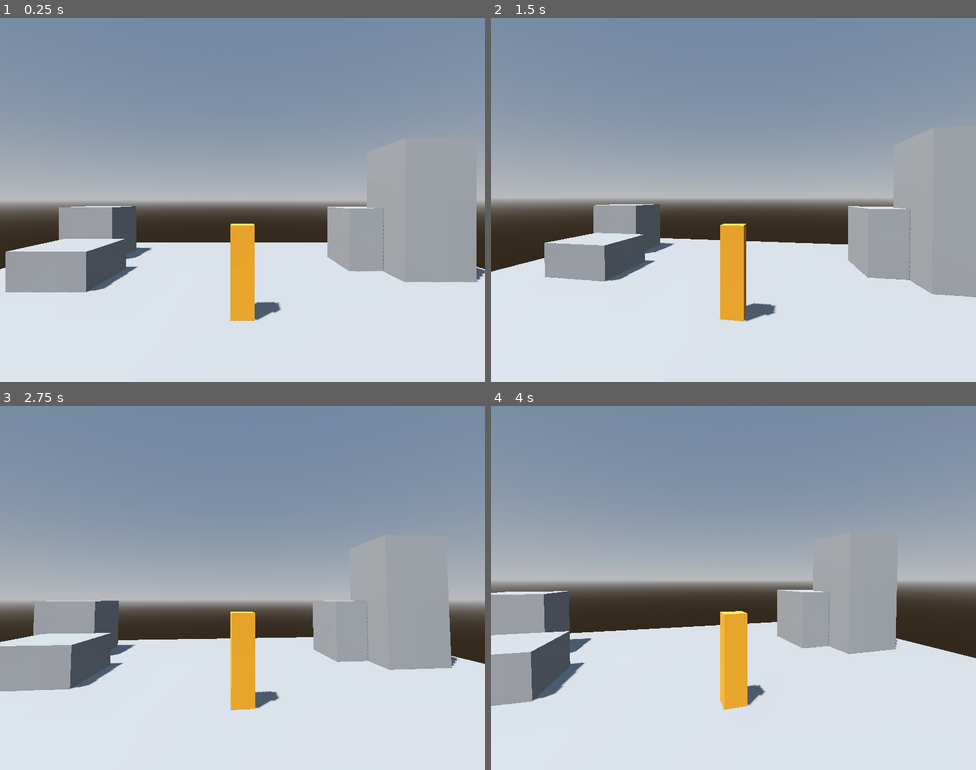
Above: before the commit, frames 1-4 (two rows, left to right).
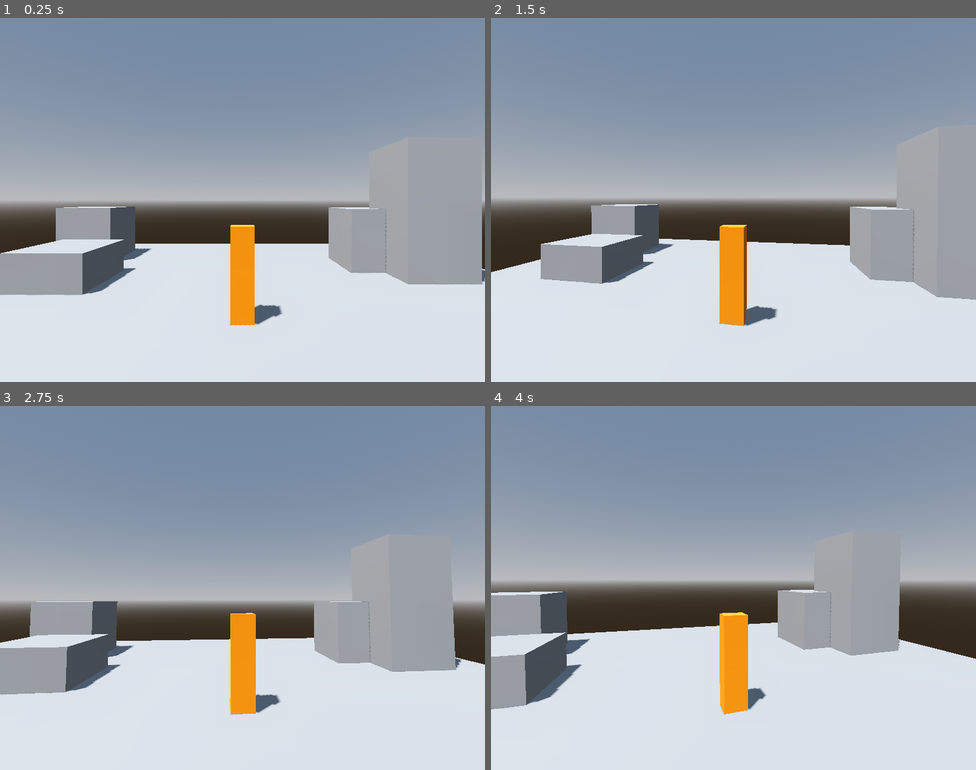
Above: after the commit, the same moments.

Repository: fatalerrorgames/GD-ThirdPersonProject
Game: Godot game, scene res://Levels/TestLevel01.tscn
The game is run twice, just before and just after one commit, with the same random seed, the same clock (stepped at 60 frames per second) and the same inputs.
Inputs (mouse positions are in pixels of both pictures, inside the frame that each line leads up to):
- Up to frame 1 (0.25 s): no input
- Up to frame 2 (1.5 s): tap Enter at 0.5 s; move the mouse to (757, 200) at 0.52 s; tap Space at 1.25 s; move the mouse to (709, 200) at 1.27 s
- Up to frame 3 (2.75 s): tap Enter at 2 s; move the mouse to (252, 580) at 2.02 s
- Up to frame 4 (4 s): tap Space at 2.75 s; move the mouse to (728, 595) at 2.77 s; tap Enter at 3.5 s; move the mouse to (767, 591) at 3.52 s

The runs differ from the first frame. In frame 1, 2.9% of the frame differs, in the area x 0-100%, y 47-85%; in frame 2, 2.4%; in frame 3, 2.8%; in frame 4, 2.8%.

Commit message:
Spring Arm added
Camera now collides with level

Diff:
--- a/Logic/ThirdPersonCharacter.tscn
+++ b/Logic/ThirdPersonCharacter.tscn
@@ -8,11 +8,22 @@
 [sub_resource type="BoxMesh" id="BoxMesh_8lmxv"]
 
 [sub_resource type="StandardMaterial3D" id="StandardMaterial3D_bbujs"]
-albedo_color = Color(0.909804, 0.564706, 0.156863, 1)
+albedo_color = Color(1, 0.498039, 0, 1)
 
 [sub_resource type="SphereMesh" id="SphereMesh_rnbpr"]
 
+[sub_resource type="StandardMaterial3D" id="StandardMaterial3D_kob78"]
+albedo_color = Color(0.168627, 0.168627, 0.168627, 1)
+
 [node name="CharacterBody3D" type="CharacterBody3D"]
+
+[node name="StateMachine" type="Node" parent="."]
+
+[node name="Move" type="Node" parent="StateMachine"]
+
+[node name="Climb" type="Node" parent="StateMachine"]
+
+[node name="Combat" type="Node" parent="StateMachine"]
 
 [node name="CollisionShape3D" type="CollisionShape3D" parent="."]
 transform = Transform3D(1, 0, 0, 0, 1, 0, 0, 0, 1, 0, 1, 0)
@@ -35,11 +46,27 @@
 mesh = SubResource("SphereMesh_rnbpr")
 skeleton = NodePath("../MeshInstance3D")
 
+[node name="MeshInstance3D4" type="MeshInstance3D" parent="MeshParent"]
+transform = Transform3D(0.085, 0, 0, 0, 0.085, 0, 0, 0, 0.085, -0.117317, 1.56127, 0.232727)
+mesh = SubResource("SphereMesh_rnbpr")
+skeleton = NodePath("../MeshInstance3D")
+surface_material_override/0 = SubResource("StandardMaterial3D_kob78")
+
+[node name="MeshInstance3D5" type="MeshInstance3D" parent="MeshParent"]
+transform = Transform3D(0.085, 0, 0, 0, 0.085, 0, 0, 0, 0.085, 0.11693, 1.56127, 0.232727)
+mesh = SubResource("SphereMesh_rnbpr")
+skeleton = NodePath("../MeshInstance3D")
+surface_material_override/0 = SubResource("StandardMaterial3D_kob78")
+
 [node name="yLook" type="Node3D" parent="."]
 transform = Transform3D(1, 0, 0, 0, 1, 0, 0, 0, 1, 0, 0.995427, 0)
 script = ExtResource("1_aq7ch")
 
 [node name="xLook" type="Node3D" parent="yLook"]
 
-[node name="Camera3D" type="Camera3D" parent="yLook/xLook"]
-transform = Transform3D(-1, 0, -8.74228e-08, 0, 1, 0, 8.74228e-08, 0, -1, 0, 1.28347, -4.65569)
+[node name="SpringArm3D" type="SpringArm3D" parent="yLook/xLook"]
+transform = Transform3D(1, 0, 0, 0, 0.961262, -0.275637, 0, 0.275637, 0.961262, 0, 0, 0)
+spring_length = -4.7
+
+[node name="Camera3D" type="Camera3D" parent="yLook/xLook/SpringArm3D"]
+transform = Transform3D(-1, 0, -8.74228e-08, 2.4097e-08, 0.961262, -0.275637, 8.40362e-08, -0.275637, -0.961262, 0, -0.00706917, -4.67932)
Not shown: 1 places in Logic/ThirdPersonCharacter.tscn that only renumber resources
